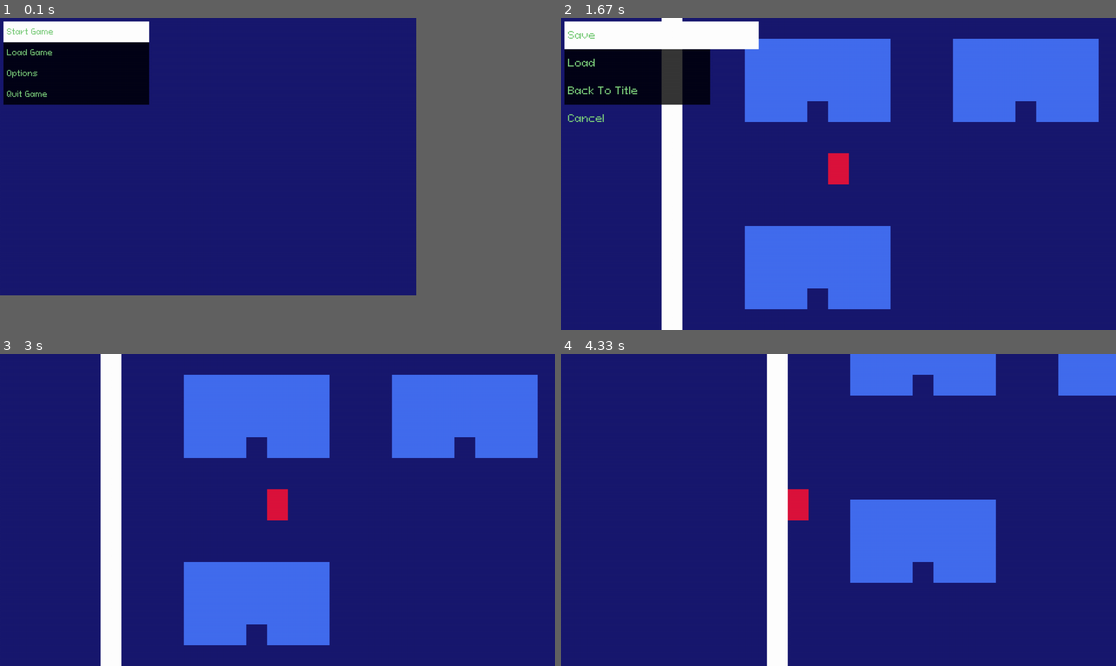
Above: before the commit, frames 1-4 (two rows, left to right).
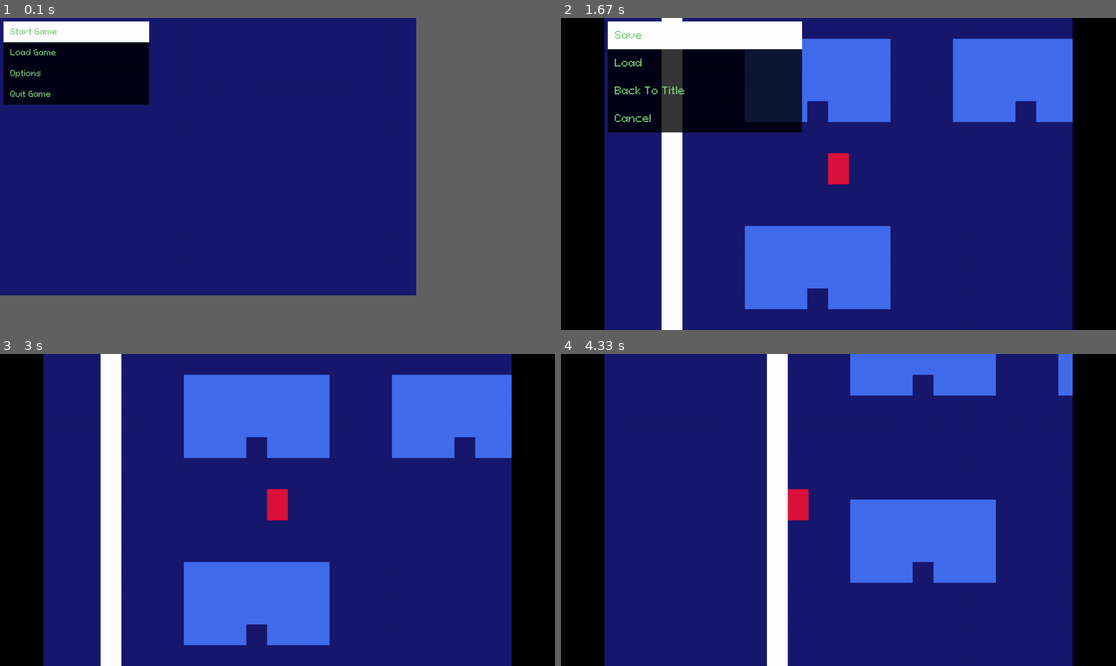
Above: after the commit, the same moments.

Repository: kritserv/rpg-maker-style-top-down-game-template
Game: pygame game, started from main.py
Same seed, same stepped clock (60 frames per second), same inputs: the game is played once before the commit and once after it.
Inputs:
- Up to frame 1 (0.1 s): no input
- Up to frame 2 (1.67 s): tap Enter at 0.33 s; tap X at 0.67 s; tap F11 at 1 s; hold Right from 1.33 s (still down)
- Up to frame 3 (3 s): release Right at 1.8 s; hold Up 1.83-2.3 s; tap 0 at 2.83 s
- Up to frame 4 (4.33 s): hold Left 3.17-3.7 s; hold Down 3.73-4.03 s; hold Left from 4.07 s (still down)

The runs differ from the first frame. In frame 1, 0.4% of the frame differs, in the area x 1-11%, y 3-26%; in frame 2, 22%, in the area x 0-100%, y 0-100%; in frame 3, 16%; in frame 4, 16%.

Commit message:
add indention to Menu when there is black bar

Diff:
--- a/main.py
+++ b/main.py
@@ -142,7 +142,7 @@
 
 			screen.fill(darkblue)
 			black_bar.draw_if_set(curr_width, curr_height, ratio)
-			title_screen_menu.draw(pixel_size)
+			title_screen_menu.draw(pixel_size, black_bar)
 
 			# ================= [ TEST ] ===================
 
@@ -188,7 +188,7 @@
 			camera.draw(pixel_size, player, top_down_map)
 			black_bar.draw_if_set(curr_width, curr_height, ratio)
 			if pause:
-				pause_menu.draw(pixel_size)
+				pause_menu.draw(pixel_size, black_bar)
 
 			# ================= [ TEST ] ===================
 
@@ -221,7 +221,7 @@
 
 			screen.fill(darkblue)
 			black_bar.draw_if_set(curr_width, curr_height, ratio)
-			save_manager.load_menu.draw(pixel_size)
+			save_manager.load_menu.draw(pixel_size, black_bar)
 
 			# ================= [ TEST ] ===================
 
--- a/src/entity/menu.py
+++ b/src/entity/menu.py
@@ -1,6 +1,7 @@
 import pygame as pg
 from src import font_x1, font_x2, font_x3, font_x4, blit_text
 from src.variable import green, black
+from .ent_func import data_is_in_cache, add_data_to_cache, load_data_from_cache
 
 class Menu:
 	def __init__(self, cursor):
@@ -10,10 +11,13 @@
 		self.plus_value = 10
 		self.columns = 1
 		self.top_left_x, self.top_left_y = 8, 8
+		self.original_top_left_x = 8
 		self.font_size_plus_1 = False
 
+		self.background_cache_dict = {}
+		self.black_bar_cache_dict = {}
+
 		self.need_background = True
-		self.menu_background = None
 
 	def calculate_menu_obs_pos(self):
 		self.top = -32
@@ -34,19 +38,37 @@
 		self.calculate_menu_obs_pos()
 		self.calculate_button_pos()
 
-	def draw_background(self, pixel_size):
+	def draw_background(self, pixel_size, black_bar_width):
 		screen = self.cursor.screen
-		if not self.menu_background:
+		key = str(self.cursor.original_width)+str(black_bar_width)
+		if data_is_in_cache(self.background_cache_dict, key):
+			self.menu_background = load_data_from_cache(self.background_cache_dict, key)
+		else:
 			self.menu_background = pg.Surface((self.cursor.original_width * pixel_size * self.columns, 16 * pixel_size * len(self.buttons)))
 			self.menu_background.set_alpha(200)
 			self.menu_background.fill(black)
+			add_data_to_cache(self.background_cache_dict, key, self.menu_background)
 		screen.blit(self.menu_background, (self.top_left_x, self.top_left_y))
 
-	def draw(self, pixel_size):
+	def draw(self, pixel_size, black_bar):
+
 		if self.font_size_plus_1:
 			pixel_size += 1
+
+		if black_bar.is_exist:
+			key = str(black_bar.black_bar_width)
+			if data_is_in_cache(self.black_bar_cache_dict, key):
+				self.top_left_x = load_data_from_cache(self.black_bar_cache_dict, key)
+			else:
+				if black_bar.black_bar_width > 0:
+					self.top_left_x = self.original_top_left_x + black_bar.black_bar_width
+				else:
+					self.top_left_x = self.original_top_left_x
+				add_data_to_cache(self.black_bar_cache_dict, key, self.top_left_x)
+
 		if self.need_background:
-			self.draw_background(pixel_size)
+			self.draw_background(pixel_size, black_bar.black_bar_width)
+
 		self.cursor.draw(pixel_size, self.top_left_x, self.top_left_y)
 		if pixel_size == 1:
 			menu_font = font_x1
@@ -62,7 +84,7 @@
 		range_y = 16
 		for button in self.buttons:
 			y += (range_y * pixel_size)
-			blit_text(button, menu_font, green, [16, y])
+			blit_text(button, menu_font, green, [self.top_left_x + 16, y])
 
 	def update(self, dt, key, interact):
 		self.cursor.update(dt, key)
--- a/user_data/settings.json
+++ b/user_data/settings.json
@@ -1,5 +1,5 @@
 {
 	"fullscreen": "False",
-	"blackbar": "False",
+	"blackbar": "True",
 	"capfps": "False"
 }
